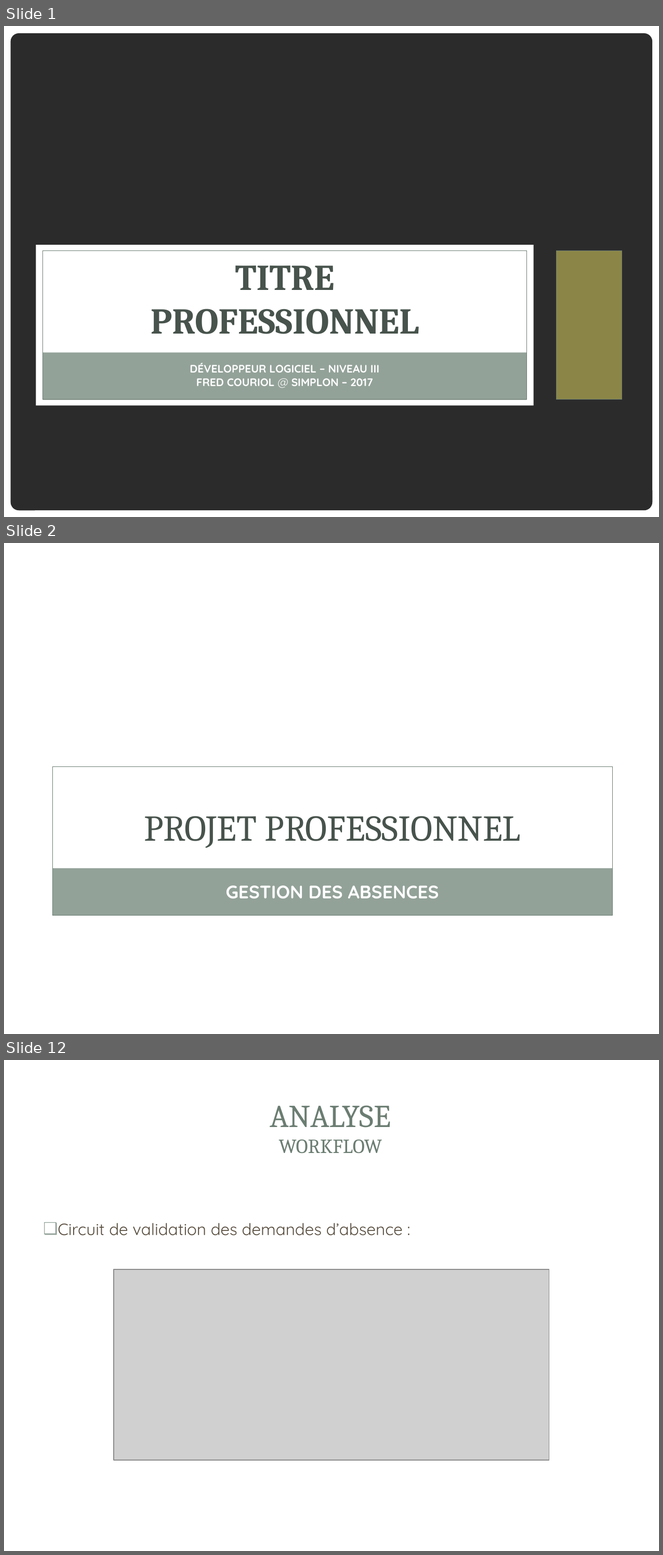
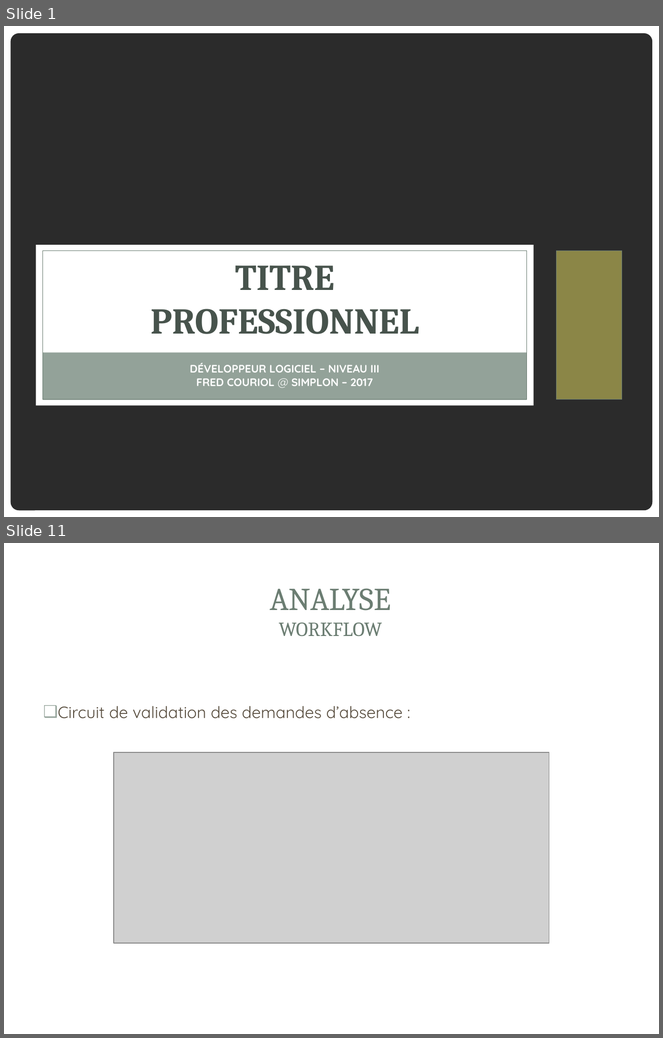
Before and after one commit to gestionsAbsences/gestionAbsences, a slide deck: Projet/Dossier/Fred/COURIOL_Fred_Présentation.ppt. Shown one above the other, each under a label of ours: slides 1, 2 and 12 before the commit, slides 1 and 11 after it; the slides between them are not shown. The pictures are 663x1555 and 663x1038 pixels, drawn with LibreOffice and Linux fonts; fonts in the diff are those of the drawing; grey boxes stand for pictures; background and template pictures are left out; a plain dark background stands for a picture behind light text. Boxes give left, top, right and bottom in pixels: in the first picture for what was removed or moved away, otherwise in the second. Text is boxed around its words. In the diff, an @@ line names an element or a change of style, - is before the commit and + after.

```diff
--- a/Projet/Dossier/Fred/COURIOL_Fred_Présentation.ppt
+++ b/Projet/Dossier/Fred/COURIOL_Fred_Présentation.ppt
@@ slide 2 removed at <box>4,543,659,1034</box>, background picture (left out); not listed: 1 template element that a slide beside it also shows @@
@@ rectangle removed at <box>45,761,620,922</box> @@
@@ rectangle removed at <box>52,767,613,916</box> @@
@@ title removed at <box>144,816,521,848</box> @@
-PROJET PROFESSIONNEL
@@ rectangle removed at <box>52,869,613,916</box> @@
@@ text removed at <box>226,886,439,899</box> @@
-GESTION DES ABSENCES
@@ what was slide 12 is now slide 11 @@
```
Also in this commit, not shown: 4 slides changed, 5 slides added, 9 other slides removed, 3 other files.
